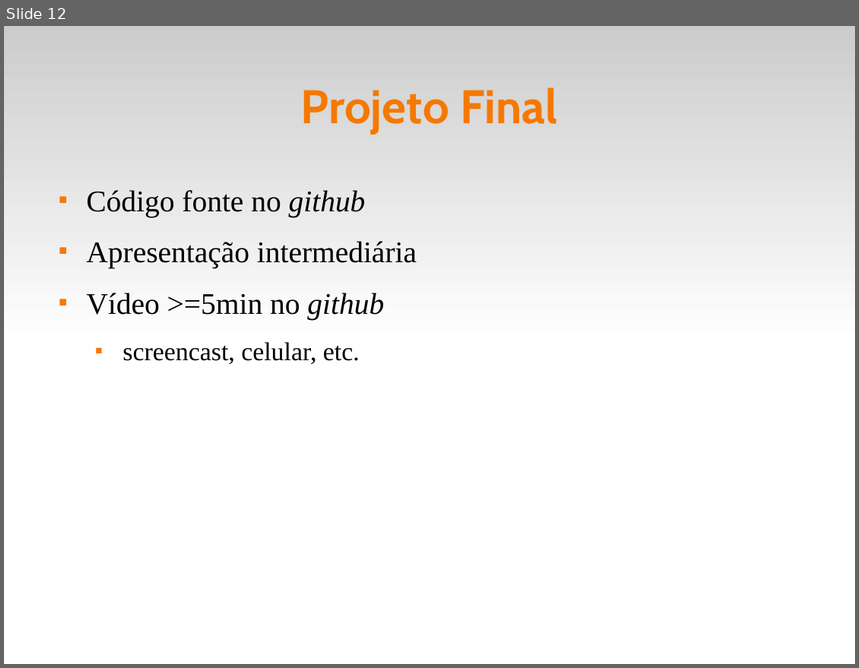
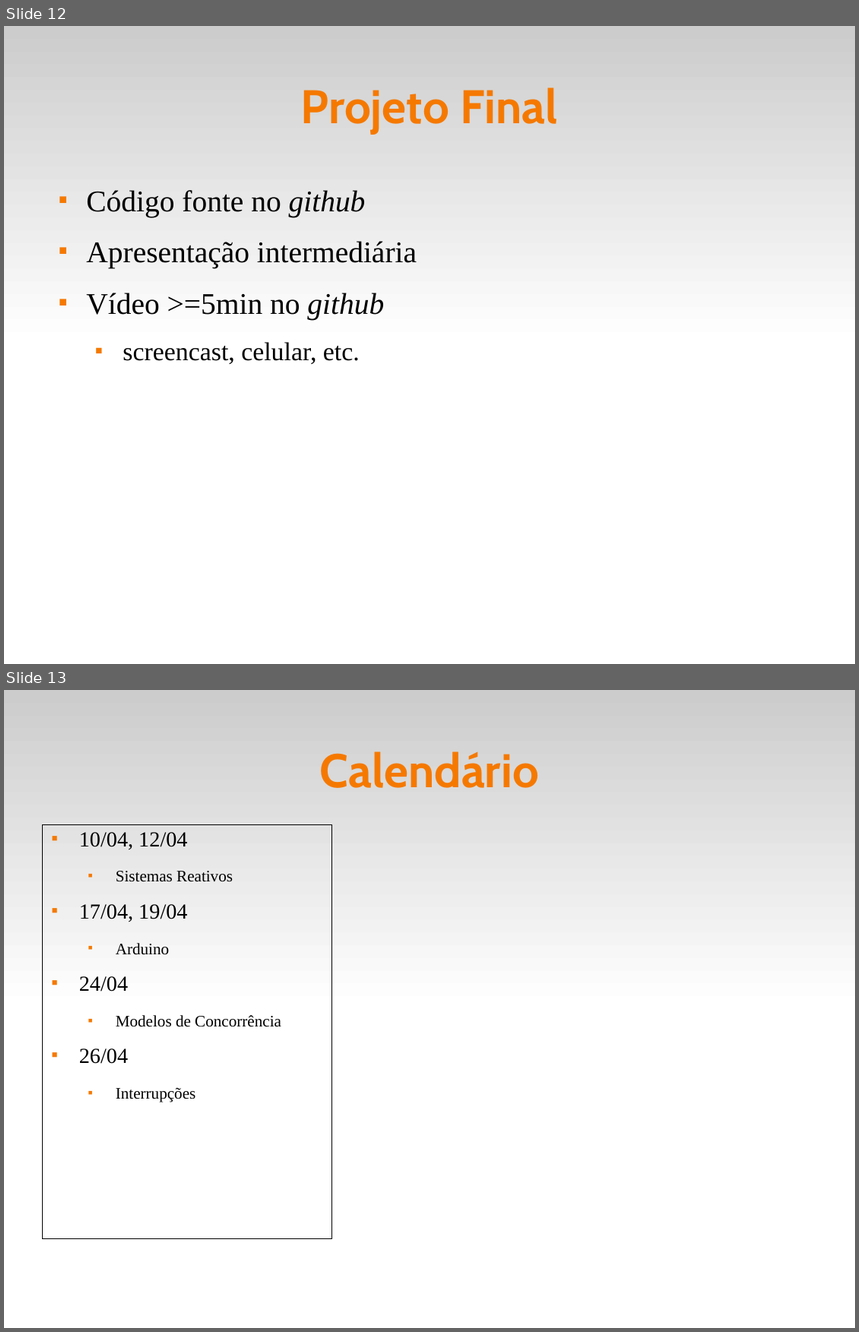
Before and after one commit to fsantanna-uerj/reativos, a slide deck: slides/00_intro.odp. Shown one above the other, each under a label of ours: slide 12 before the commit, slides 12 and 13 after it. The pictures are 859x668 and 859x1332 pixels, drawn with LibreOffice and Linux fonts; fonts in the diff are those of the drawing. Boxes give left, top, right and bottom in pixels: in the first picture for what was removed or moved away, otherwise in the second. Text is boxed around its words. In the diff, an @@ line names an element or a change of style, - is before the commit and + after.

```diff
--- a/slides/00_intro.odp
+++ b/slides/00_intro.odp
@@ slide 13 added at <box>4,690,855,1328</box>, background #FFFFFF; not listed: 1 template element that a slide beside it also shows @@
@@ title added at <box>320,752,539,788</box>, 44 pt, text #F57900, bold @@
+Calendário
@@ text added at <box>43,825,332,1247</box>, outline #000000 0 pt, 15 pt, text #000000 @@
+■ 10/04, 12/04
+  ■ Sistemas Reativos
+■ 17/04, 19/04
+  ■ Arduino
+■ 24/04
+  ■ Modelos de Concorrência
+■ 26/04
+  ■ Interrupções
```
Also in this commit, not shown: 5 slides changed, 1 other slide added, 1 slide removed, 4 other files.
